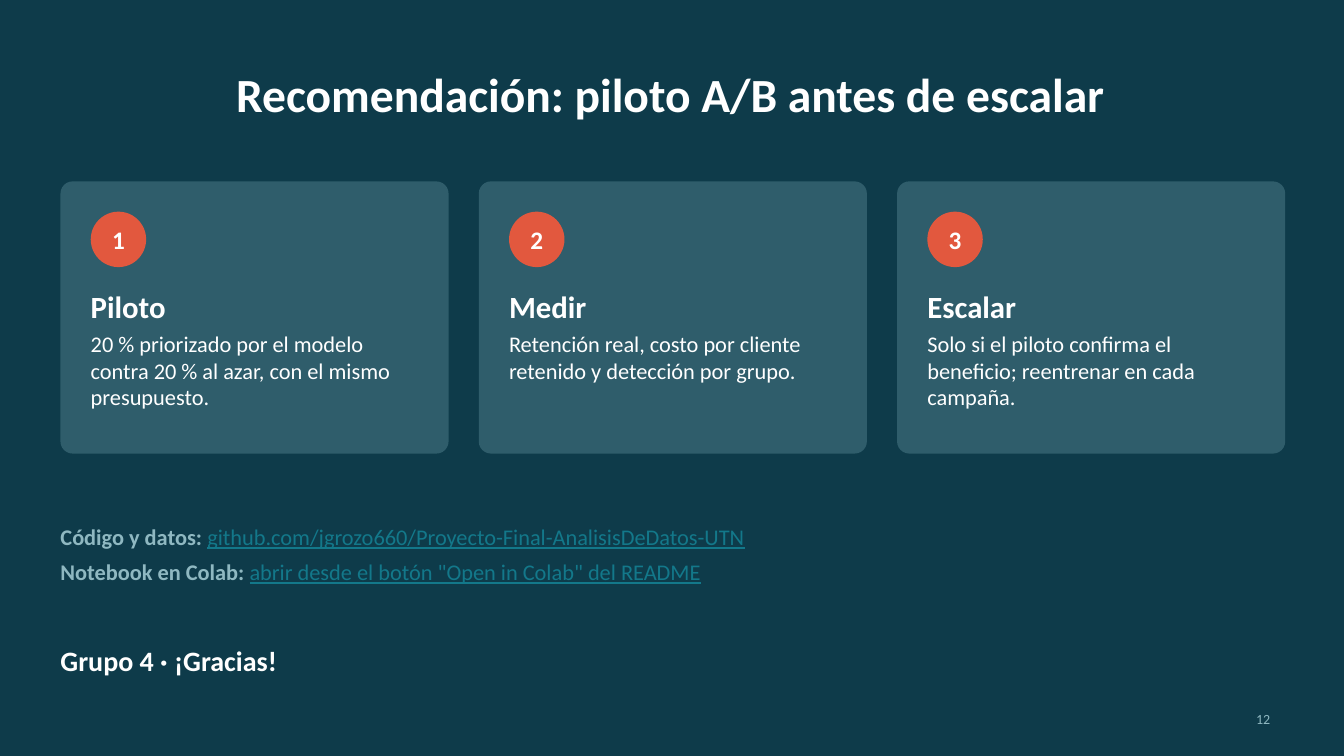
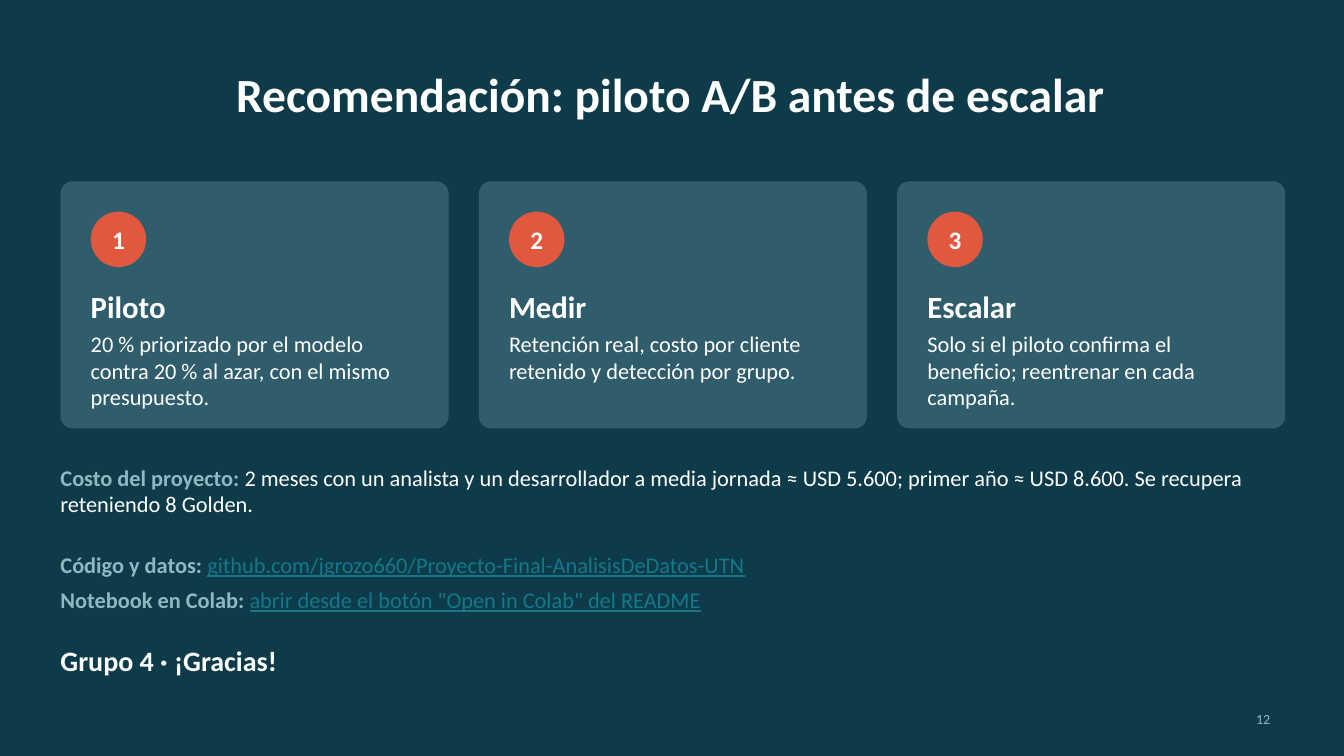
Before and after one commit to jgrozo660/Proyecto-Final-AnalisisDeDatos-UTN, a slide deck: slide 12 of docs/Presentacion_Final_Proyecto_Integrador.pptx. Drawn at 1344x756 pixels with LibreOffice and Linux fonts; fonts in the diff are those of the drawing. Boxes give left, top, right and bottom in pixels: in the first picture for what was removed or moved away, otherwise in the second. Text is boxed around its words. In the diff, an @@ line names an element or a change of style, - is before the commit and + after.

Commit message:
Ecuación explícita de retener contra adquirir (costo máximo = valor Golden − valor nuevo + CAC) y costo del proyecto en orden de magnitud

```diff
--- a/docs/Presentacion_Final_Proyecto_Integrador.pptx
+++ b/docs/Presentacion_Final_Proyecto_Integrador.pptx
@@ rounded rectangle: place and size @@
-rounded rectangle at (60, 181, 449, 454)
+rounded rectangle at (60, 181, 449, 429)
@@ rounded rectangle: place and size @@
-rounded rectangle at (479, 181, 867, 454)
+rounded rectangle at (479, 181, 867, 429)
@@ proportions changed in 3 elements at (60, 181, 449, 429), (479, 181, 867, 429), (897, 181, 1286, 429) @@
@@ rounded rectangle: place and size @@
-rounded rectangle at (897, 181, 1286, 454)
+rounded rectangle at (897, 181, 1286, 429)
@@ text added at (60, 470, 1242, 512), 16 pt, text #FFFFFF @@
+Costo del proyecto: 2 meses con un analista y un desarrollador a media jornada ≈ USD 5.600; primer año ≈ USD 8.600. Se recupera reteniendo 8 Golden.
@@ text "Código y datos: github.com/jgrozo660/Proyecto-Final-Analisis ...": place and size @@
-text "Código y datos: github.com/jgrozo660/Proyecto-Final-Analisis ..." at (60, 529, 744, 584)
+text "Código y datos: github.com/jgrozo660/Proyecto-Final-Analisis ..." at (60, 557, 744, 612)
```
Also in this commit, not shown: 1 other slide changed, 8 other files.
